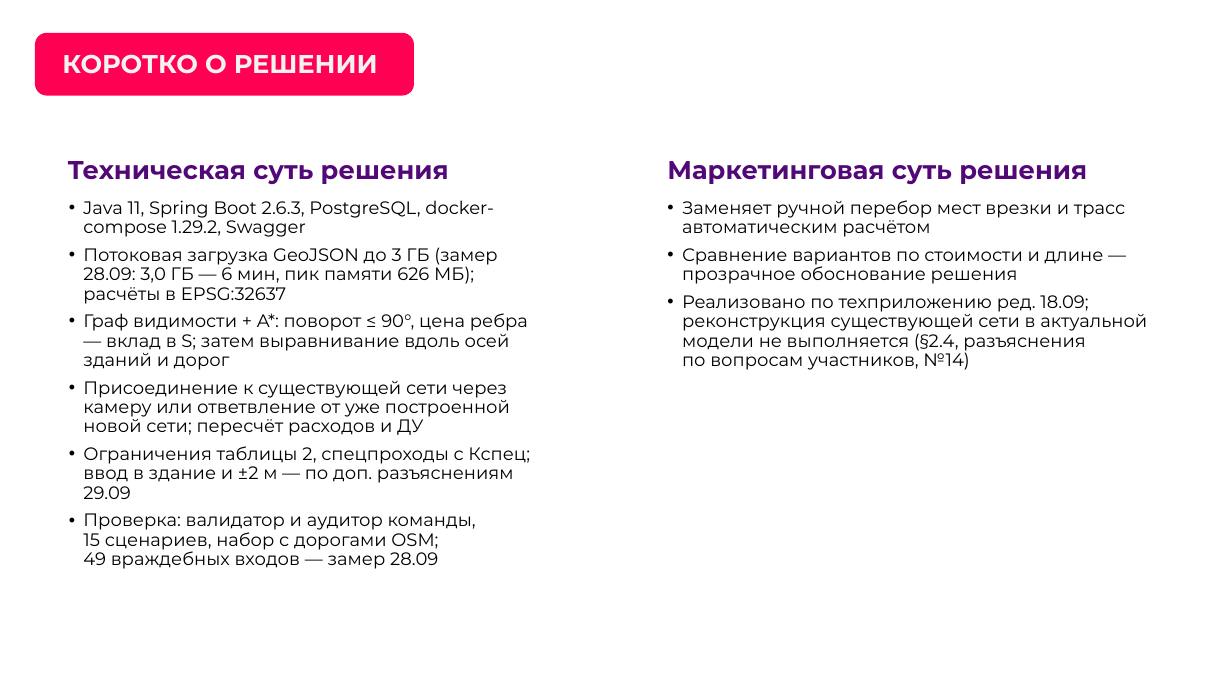
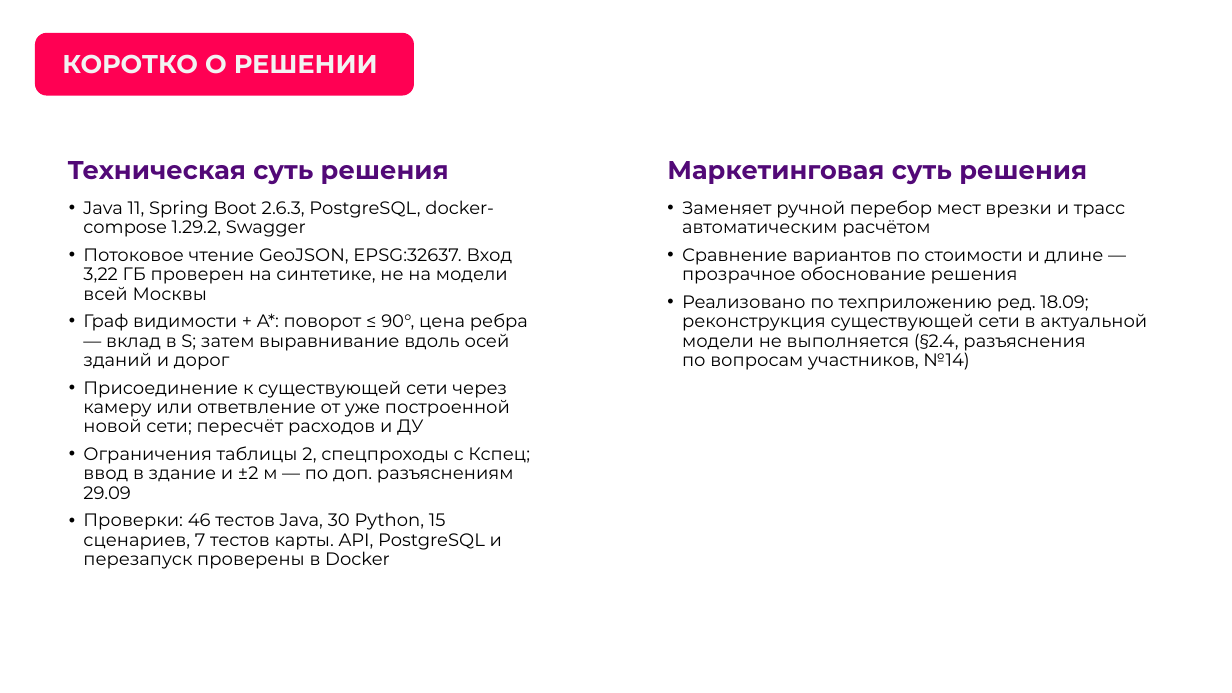
Before and after one commit to Wpresser/LCT-Elades-Heatnet, a slide deck: slide 12 of presentation/dlya_pitcha/Elades_LCT2026_task2_pitch.pptx. Drawn at 1232x693 pixels with LibreOffice and Linux fonts; fonts in the diff are those of the drawing; background and template pictures are left out. Boxes give left, top, right and bottom in pixels: in the first picture for what was removed or moved away, otherwise in the second. Text is boxed around its words. In the diff, an @@ line names an element or a change of style, - is before the commit and + after.

```diff
--- a/presentation/dlya_pitcha/Elades_LCT2026_task2_pitch.pptx
+++ b/presentation/dlya_pitcha/Elades_LCT2026_task2_pitch.pptx
@@ text at (83,248,513,300): text changed @@
-• Потоковая загрузка GeoJSON до 3 ГБ (замер 28.09: 3,0 ГБ — 6 мин, пик памяти 626 МБ); расчёты в EPSG:32637
+• Потоковое чтение GeoJSON, EPSG:32637. Вход 3,22 ГБ проверен на синтетике, не на модели всей Москвы
@@ text at (83,512,502,569): text changed @@
-• Проверка: валидатор и аудитор команды, 15 сценариев, набор с дорогами OSM; 49 враждебных входов — замер 28.09
+• Проверки: 46 тестов Java, 30 Python, 15 сценариев, 7 тестов карты. API, PostgreSQL и перезапуск проверены в Docker
```
Also in this commit, not shown: 4 other slides changed, 29 other files.
